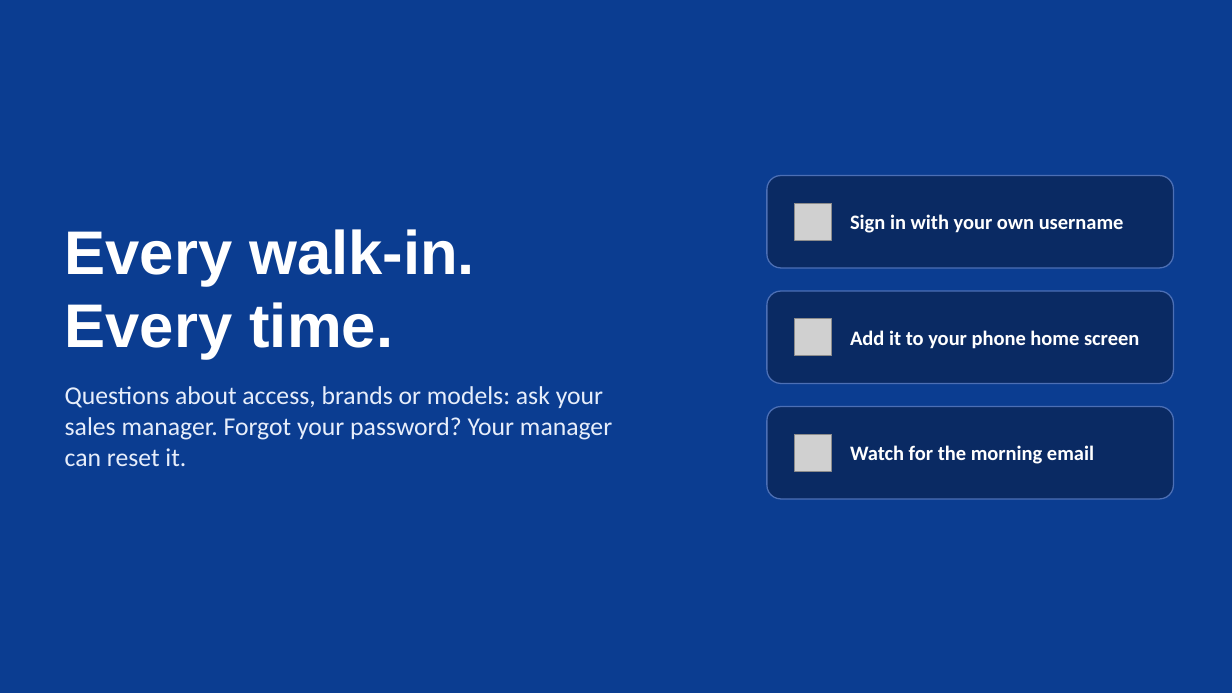
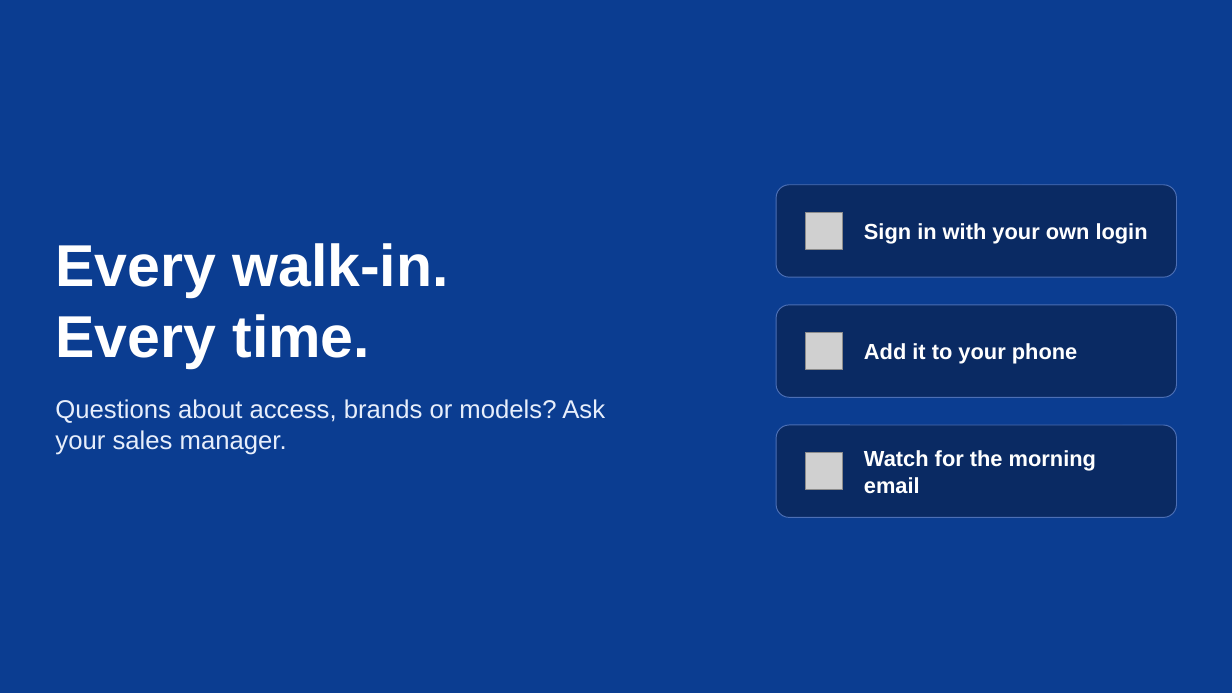
Before and after one commit to jakeeeecurran/walkin-management, a slide deck: slide 17 of docs/training/Sunco-Walk-In-CRM-Salesperson-Guide.pptx (slide 16 before the commit). Drawn at 1232x693 pixels with LibreOffice and Linux fonts; fonts in the diff are those of the drawing; grey boxes stand for pictures. Boxes give left, top, right and bottom in pixels: in the first picture for what was removed or moved away, otherwise in the second. Text is boxed around its words. In the diff, an @@ line names an element or a change of style, - is before the commit and + after.

```diff
--- a/docs/training/Sunco-Walk-In-CRM-Salesperson-Guide.pptx
+++ b/docs/training/Sunco-Walk-In-CRM-Salesperson-Guide.pptx
@@ title "Every walk-in.": place and size @@
-title "Every walk-in." at (65, 229, 475, 359)
+title "Every walk-in." at (55, 243, 449, 368)
@@ title "Every walk-in." at (55, 243, 449, 368): size 48 to 46 pt @@
@@ rounded rectangle: place and size @@
-rounded rectangle at (767, 176, 1174, 268)
+rounded rectangle at (776, 185, 1177, 277)
@@ picture: place and size @@
-picture at (795, 203, 832, 240)
+picture at (806, 213, 843, 250)
@@ text at (864, 223, 1148, 244): text changed; size 16 to 17 pt; font Calibri to Arial @@
-Sign in with your own username
+Sign in with your own login
@@ rounded rectangle: place and size @@
-rounded rectangle at (767, 291, 1174, 384)
+rounded rectangle at (776, 305, 1177, 397)
@@ picture: place and size @@
-picture at (795, 319, 832, 356)
+picture at (806, 333, 843, 370)
@@ text at (864, 343, 1078, 364): text changed; size 16 to 17 pt; font Calibri to Arial @@
-Add it to your phone home screen
+Add it to your phone
@@ text at (55, 399, 605, 455): text changed; font Calibri to Arial @@
-Questions about access, brands or models: ask your sales manager. Forgot your password? Your manager can reset it.
+Questions about access, brands or models? Ask your sales manager.
@@ outline #4C6FB5 1 pt to #4C6FB5 0.75 pt; proportions changed in 3 elements at (776, 185, 1177, 277), (776, 305, 1177, 397), (776, 425, 1177, 518) @@
@@ rounded rectangle: place and size @@
-rounded rectangle at (767, 407, 1174, 499)
+rounded rectangle at (776, 425, 1177, 518)
@@ text "Watch for the morning email": place and size @@
-text "Watch for the morning email" at (850, 445, 1094, 464)
+text "Watch for the morning email" at (864, 450, 1096, 494)
@@ text "Watch for the morning email" at (864, 450, 1096, 494): size 16 to 17 pt, font Calibri to Arial @@
@@ picture: place and size @@
-picture at (795, 434, 832, 471)
+picture at (806, 453, 843, 490)
```
Also in this commit, not shown: 14 other slides changed, 2 slides added, 1 slide removed, 2 other files.
